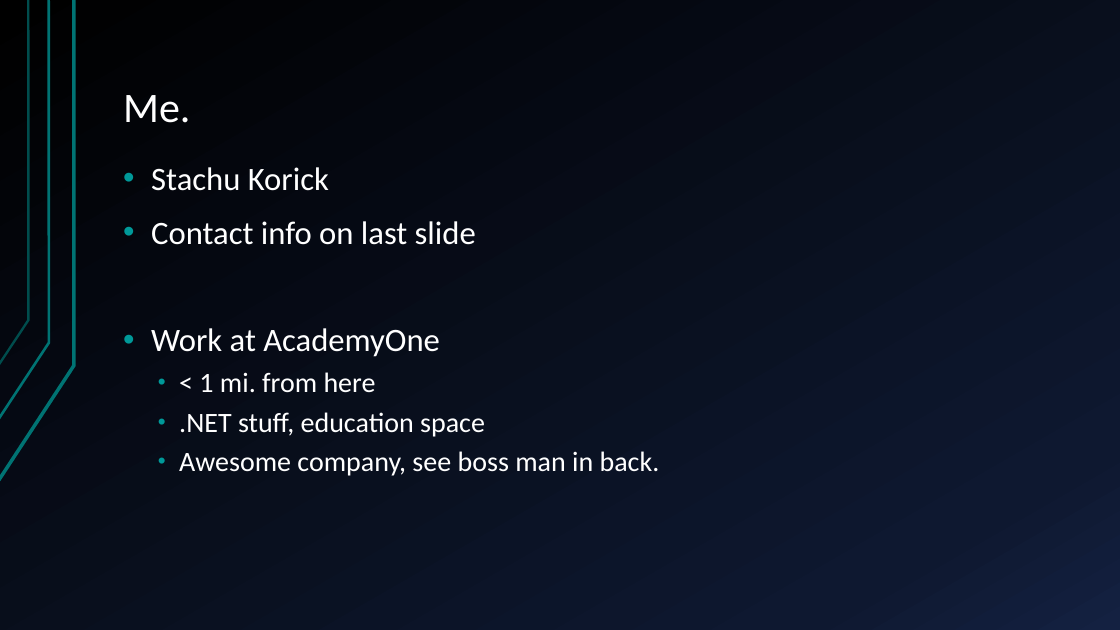
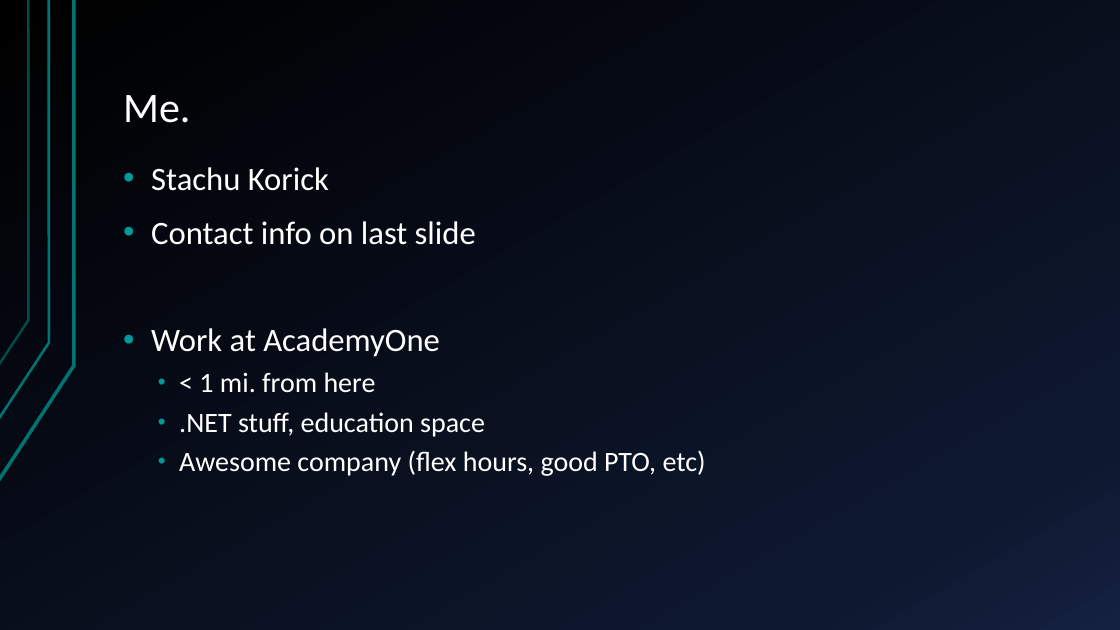
Before and after one commit to StachuDotNet/Guesstimate_talk, a slide deck: slide 2 of Assets/talk.pptx. Drawn at 1120x630 pixels with LibreOffice and Linux fonts; fonts in the diff are those of the drawing. Boxes give left, top, right and bottom in pixels: in the first picture for what was removed or moved away, otherwise in the second. Text is boxed around its words. In the diff, an @@ line names an element or a change of style, - is before the commit and + after.

```diff
--- a/Assets/talk.pptx
+++ b/Assets/talk.pptx
@@ text at <box>179,450,706,476</box>: text changed @@
-  • Awesome company, see boss man in back.
+  • Awesome company (flex hours, good PTO, etc)
```
Also in this commit, not shown: 1 other slide changed, 12 other files.
